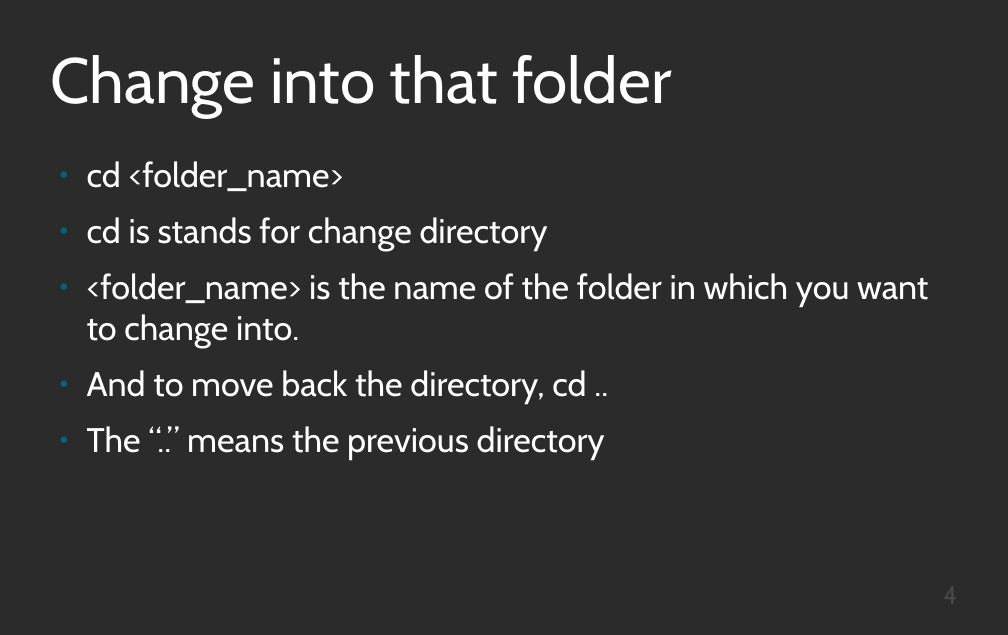
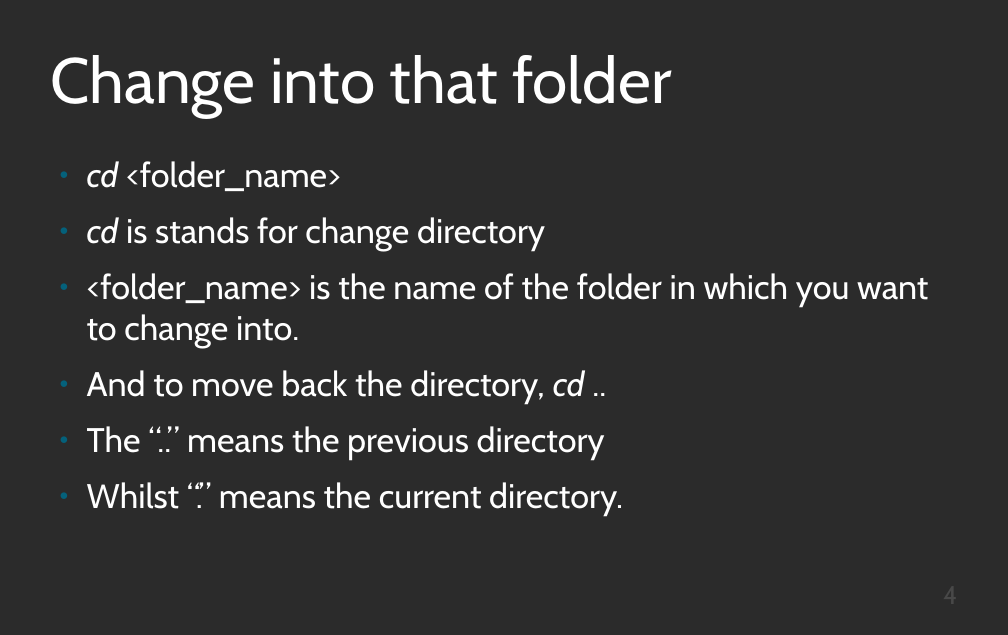
Before and after one commit to Otumian-empire/CLI-presentation, a slide deck: slide 4 of cli.odp. Drawn at 1008x635 pixels with LibreOffice and Linux fonts; fonts in the diff are those of the drawing; background and template pictures are left out; a plain dark background stands for a picture behind light text. Boxes give left, top, right and bottom in pixels: in the first picture for what was removed or moved away, otherwise in the second. Text is boxed around its words. In the diff, an @@ line names an element or a change of style, - is before the commit and + after.

```diff
--- a/cli.odp
+++ b/cli.odp
@@ text at box(87, 161, 585, 404): italic on in "cd", "cd", "cd" @@
@@ text at box(87, 482, 623, 516): paragraph added @@
+● Whilst “.” means the current directory.
```
Also in this commit, not shown: 10 other slides changed, 4 slides added, 3 slides removed.
